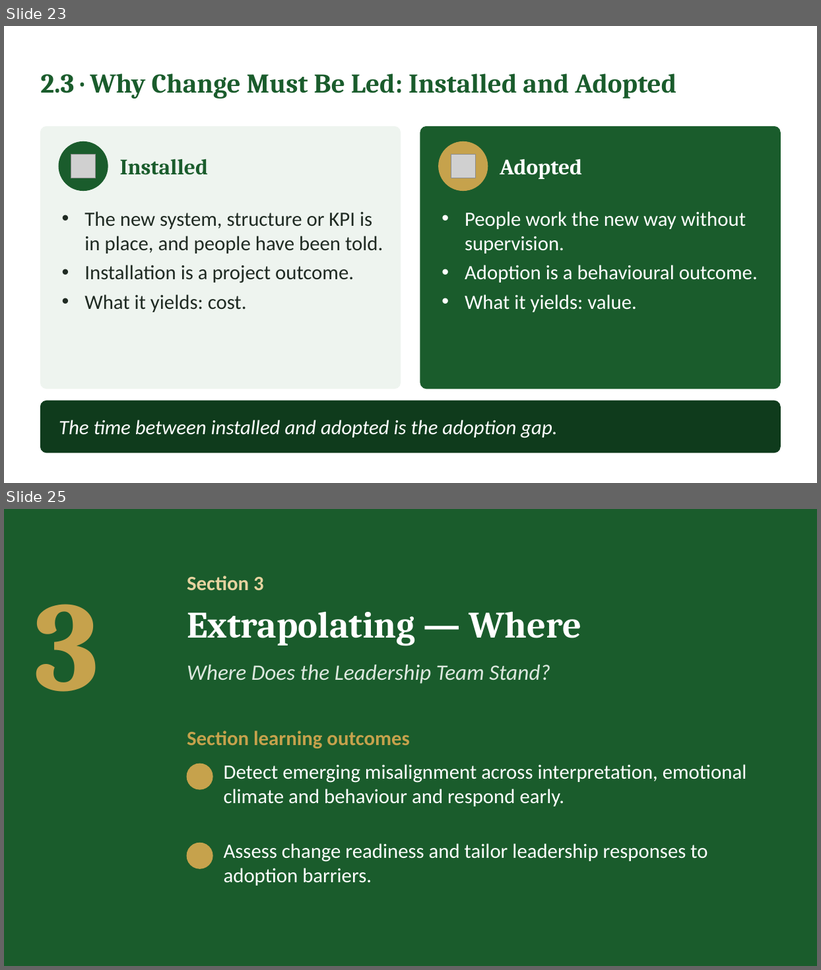
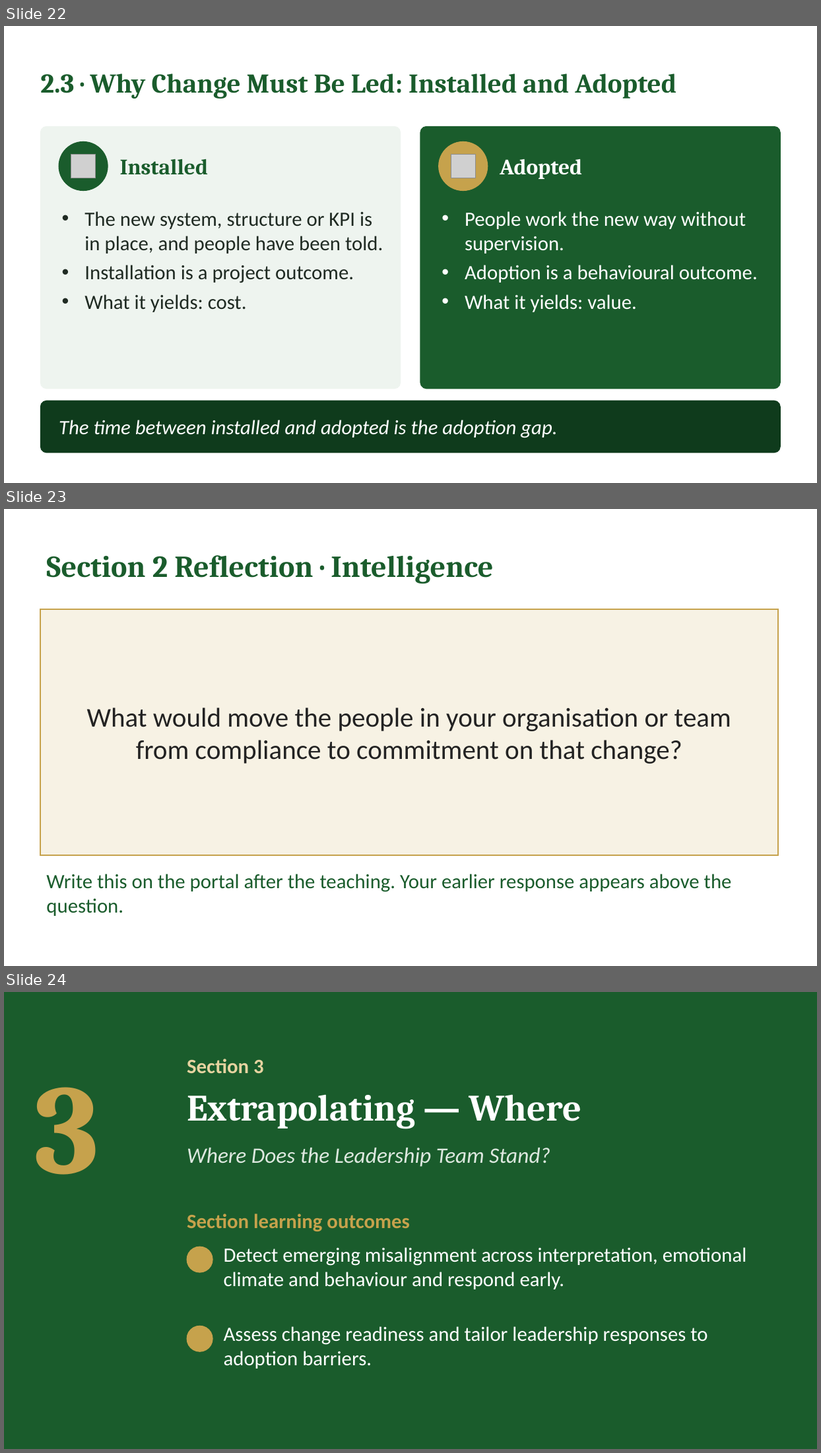
Before and after one commit to IBSL26/ibsl-platform, a slide deck: Unit decks/Unit 05 - Aligning Heart & Mind.pptx. Shown one above the other, each under a label of ours: slides 23 and 25 before the commit, slides 22, 23 and 24 after it; the slides between them are not shown. The pictures are 821x970 and 821x1453 pixels, drawn with LibreOffice and Linux fonts; fonts in the diff are those of the drawing; grey boxes stand for pictures; background and template pictures are left out. Boxes give left, top, right and bottom in pixels: in the first picture for what was removed or moved away, otherwise in the second. Text is boxed around its words. In the diff, an @@ line names an element or a change of style, - is before the commit and + after.

```diff
--- a/Unit decks/Unit 05 - Aligning Heart & Mind.pptx
+++ b/Unit decks/Unit 05 - Aligning Heart & Mind.pptx
@@ slide 23 added at [4, 509, 817, 966], background #FFFFFF @@
@@ text added at [46, 555, 493, 584], 36 pt, text #1A5C2C, bold @@
+Section 2 Reflection · Intelligence
@@ rectangle added at [40, 609, 779, 856], fill #F7F2E4, outline #C6A24C 1.5 pt, 32 pt, text #222222 @@
+What would move the people in your organisation or team from compliance to commitment on that change?
@@ text added at [46, 874, 732, 916], 24 pt, text #1A5C2C @@
+Write this on the portal after the teaching. Your earlier response appears above the question.
@@ what was slide 23 is now slide 22 @@
@@ what was slide 25 is now slide 24 @@
```
Also in this commit, not shown: 4 other slides added, 5 slides removed, 10 other files.
